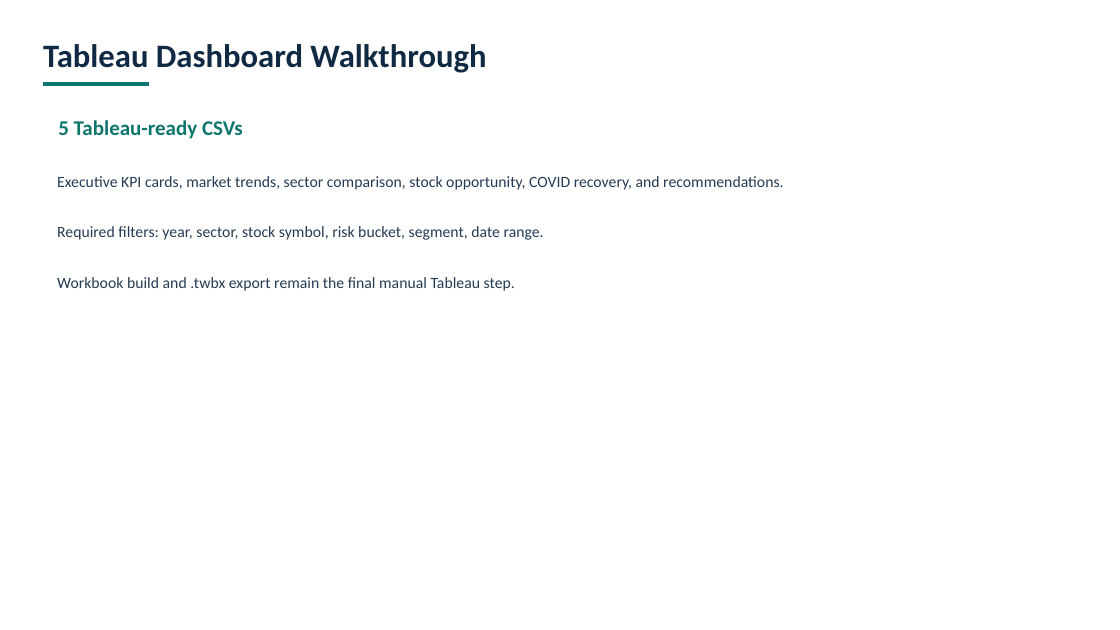
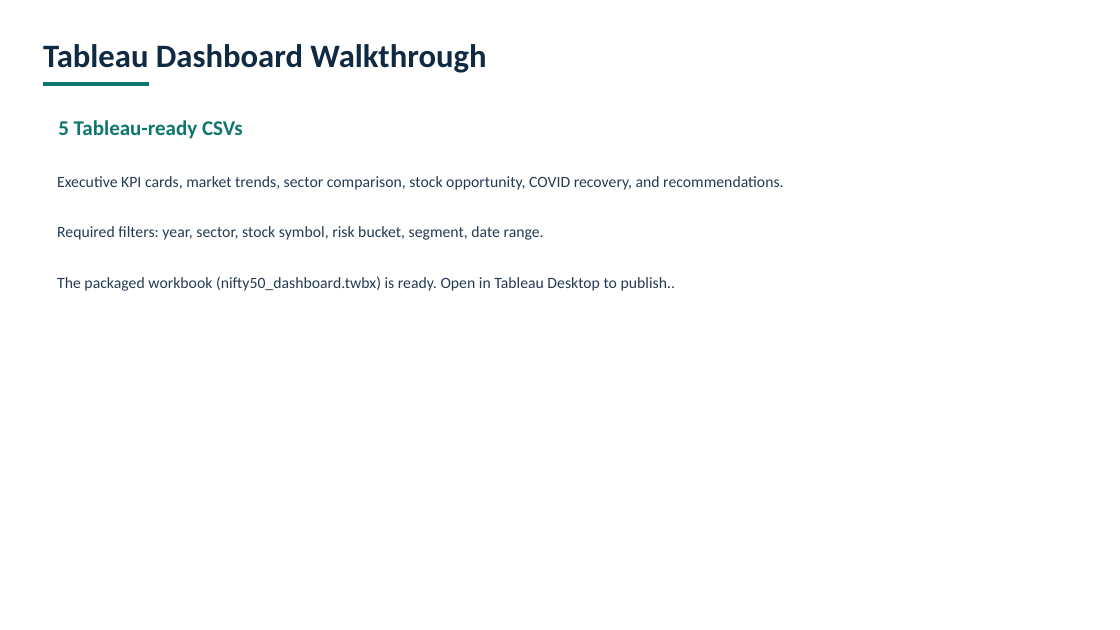
Before and after one commit to DevaanshKathuria/Hopper__C-1_Fino_50, a slide deck: slide 8 of reports/presentation.pptx. Drawn at 1120x630 pixels with LibreOffice and Linux fonts; fonts in the diff are those of the drawing. Boxes give left, top, right and bottom in pixels: in the first picture for what was removed or moved away, otherwise in the second. Text is boxed around its words. In the diff, an @@ line names an element or a change of style, - is before the commit and + after.

```diff
--- a/reports/presentation.pptx
+++ b/reports/presentation.pptx
@@ text at <box>57,276,675,291</box>: text changed @@
-Workbook build and .twbx export remain the final manual Tableau step.
+The packaged workbook (nifty50_dashboard.twbx) is ready. Open in Tableau Desktop to publish..
```
Also in this commit, not shown: 14 other files.
